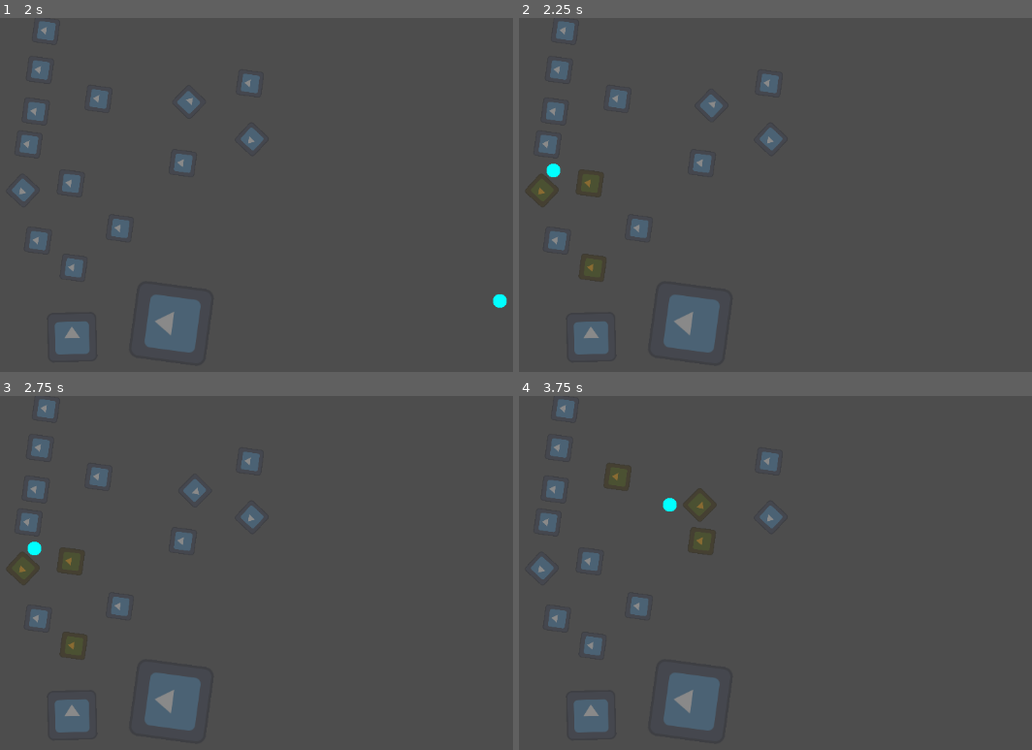
Above: before the commit, frames 1-4 (two rows, left to right).
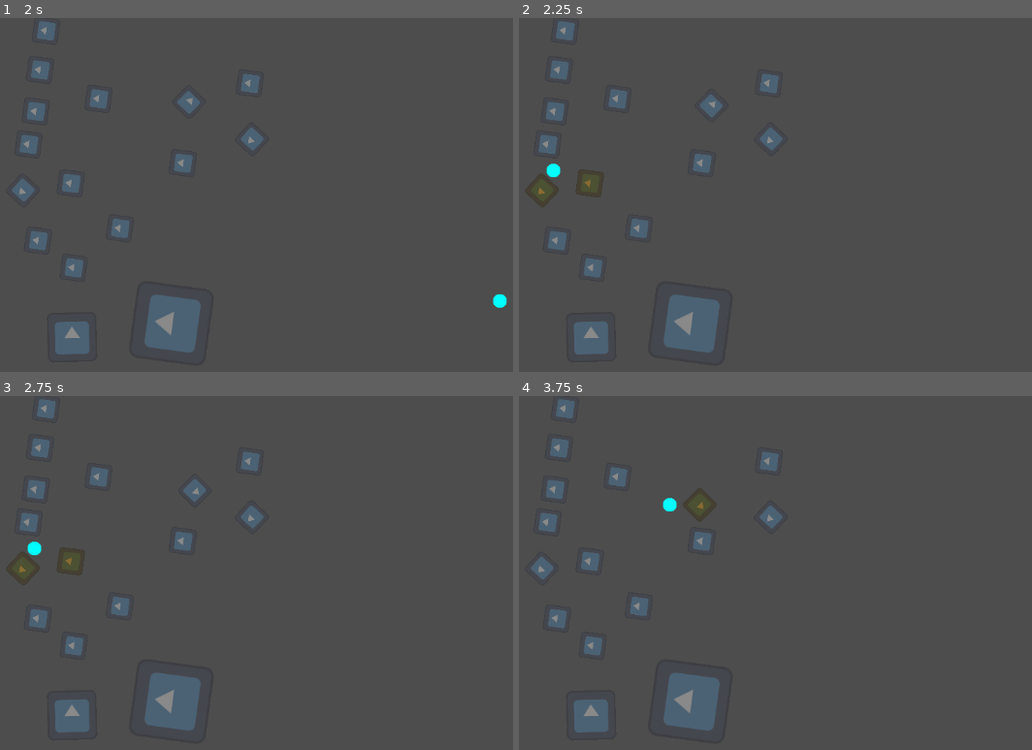
Above: after the commit, the same moments.

Repository: Pheubel/Spatial-Hash-Grid
Game: Godot game, scene res://test.tscn
The game is run twice, just before and just after one commit, with the same random seed, the same clock (stepped at 60 frames per second) and the same inputs. The project has no main scene, so this scene is started directly. The engine's default icon, where the game draws it, is replaced by a stand-in: a white triangle on a blue panel in a dark square.
Inputs (mouse positions are in pixels of both pictures, inside the frame that each line leads up to):
- Up to frame 1 (2 s): tap Enter at 0.5 s; move the mouse to (230, 322) at 0.52 s; move the mouse to (497, 301) at 1.27 s
- Up to frame 2 (2.25 s): tap Space at 2 s; move the mouse to (554, 170) at 2.02 s
- Up to frame 3 (2.75 s): no input
- Up to frame 4 (3.75 s): move the mouse to (826, 615) at 2.77 s; tap Enter at 3.5 s; move the mouse to (667, 505) at 3.52 s

Frame 1 is identical in both runs. In frame 2, 0.3% of the frame differs, in the area x 11-17%, y 66-75%; in frame 3, 0.3%; in frame 4, 0.6%, in the area x 16-39%, y 19-45%.

Commit message:
made removal O(1)

Diff:
--- /dev/null
+++ b/ClientCellRecord.gd
@@ -0,0 +1,4 @@
+class_name ClientCellRecord
+
+var cell_position: Vector2i
+var position_in_cell: int
--- a/GridClient2D.gd
+++ b/GridClient2D.gd
@@ -2,7 +2,7 @@
 class_name GridClient2D
 
 ## The grid cells this client is stored in, normalized to the grid dimension.
-var overlapping_cells: Rect2i
+var overlapping_cells: Array[ClientCellRecord]
 
 ## Additional data attached to this client.
 ## [br][br]
--- a/SpatialHashGrid2d.gd
+++ b/SpatialHashGrid2d.gd
@@ -75,11 +75,18 @@
 	var lowest_index_vector := get_cell_index_vector(client.get_top_left())
 	var highest_index_vector := get_cell_index_vector(client.get_bottom_right())
 
-	client.overlapping_cells = Rect2i(lowest_index_vector, highest_index_vector - lowest_index_vector)
+	#client.overlapping_cells = Rect2i(lowest_index_vector, highest_index_vector - lowest_index_vector)
+	client.overlapping_cells = []
 
 	for x in range(lowest_index_vector.x, highest_index_vector.x + 1):
 		for y in range(lowest_index_vector.y, highest_index_vector.y + 1):
 			var cell_index = x + (y * _cell_count_vector.x)
+
+			var record = ClientCellRecord.new()
+			record.cell_position = Vector2i(x, y)
+			record.position_in_cell = _cells[cell_index].size()
+
+			client.overlapping_cells.append(record)
 			_cells[cell_index].append(client)
 
 ## Updates the client's representation in the grid.
@@ -87,8 +94,11 @@
 	var min_indices = get_cell_index_vector(client.get_top_left())
 	var max_indices = get_cell_index_vector(client.get_bottom_right())
 
+	var first_cell := client.overlapping_cells[0]
+	var last_cell := client.overlapping_cells[-1]
+
 	# if the client would stay in the same cells, there is no need to update it on the grid
-	if client.overlapping_cells.position == min_indices and client.overlapping_cells.position + client.overlapping_cells.size == max_indices:
+	if first_cell.cell_position == min_indices and last_cell.cell_position == max_indices:
 		return
 
 	remove_client(client)
@@ -96,10 +106,27 @@
 
 ## Removes the client from the grid.
 func remove_client(client: GridClient2D) -> void:
-	for x in range(client.overlapping_cells.position.x, client.overlapping_cells.position.x + client.overlapping_cells.size.x + 1):
-		for y in range(client.overlapping_cells.position.y, client.overlapping_cells.position.y + client.overlapping_cells.size.y + 1):
-			_cells[x + (y * _cell_count_vector.x)].erase(client)
-			#TODO: replace this by a mechanism that supports random deletions, such as element swapping or linked lists
+	# Array element swap mechanism, might be able to optimize this further,
+	for record in client.overlapping_cells:
+		var cell_index : int = record.cell_position.x + (record.cell_position.y * _cell_count_vector.x)
+		var cell := _cells[cell_index]
+		var back_client := cell[-1] as GridClient2D
+
+		# Find the cell in the records
+		var b_first_cell_record := back_client.overlapping_cells[0]
+		var b_record_count_vector := back_client.overlapping_cells[-1].cell_position - b_first_cell_record.cell_position
+		var b_cell_vector := record.cell_position - b_first_cell_record.cell_position
+		var b_cell_record_index = b_cell_vector.x + (b_cell_vector.y * b_record_count_vector.x)
+
+		back_client.overlapping_cells[b_cell_record_index].position_in_cell = record.position_in_cell
+
+		cell.resize(cell.size() - 1)
+
+	# Naive erase, becomes more expensive with more clients
+	#for x in range(client.overlapping_cells.position.x, client.overlapping_cells.position.x + client.overlapping_cells.size.x + 1):
+		#for y in range(client.overlapping_cells.position.y, client.overlapping_cells.position.y + client.overlapping_cells.size.y + 1):
+			#_cells[x + (y * _cell_count_vector.x)].erase(client)
+			##TODO: replace this by a mechanism that supports random deletions, such as element swapping or linked lists
 
 ## Finds all clients in the cells that intersect with [u]bounds[/u].
 func find_nearby_bounds(bounds: Rect2) -> Array[GridClient2D]:
--- a/test.tscn
+++ b/test.tscn
@@ -10,9 +10,6 @@
 "points": PackedVector2Array(0, 0, 0, 0, 209, 98, 0, 0, 0, 0, 277, 113, 0, 0, 0, 0, 322, 150, 0, 0, 0, 0, 335, 210, 0, 0, 0, 0, 278, 287, 0, 0, 0, 0, 191, 221, 0, 0, 0, 0, 156.036, 338.479, 0, 0, 0, 0, -73.6575, 378.616, 0, 0, 0, 0, 45, 219, 0, 0, 0, 0, 92, 131, 0, 0, 0, 0, 209, 98)
 }
 point_count = 11
-
-[sub_resource type="CircleShape2D" id="CircleShape2D_xvstb"]
-radius = 100.0
 
 [sub_resource type="CircleShape2D" id="CircleShape2D_mob5v"]
 
@@ -46,7 +43,6 @@
 position = Vector2(-323.346, 175.909)
 rotation = 1.40848
 scale = Vector2(1.915, 1.915)
-_shape = null
 
 [node name="GridClientNode2D2" parent="SpatialHashGridNode2d" instance=ExtResource("2_jv0an")]
 position = Vector2(-187.665, 106.301)
@@ -71,7 +67,6 @@
 
 [node name="GridClientNode2D3" parent="SpatialHashGridNode2d" instance=ExtResource("2_jv0an")]
 position = Vector2(-220.665, 164.301)
-_shape = SubResource("CircleShape2D_xvstb")
 update_mode = 0
 
 [node name="GridClientNode2D4" parent="SpatialHashGridNode2d" instance=ExtResource("2_jv0an")]
Not shown: 1 places in test.tscn that only renumber resources
